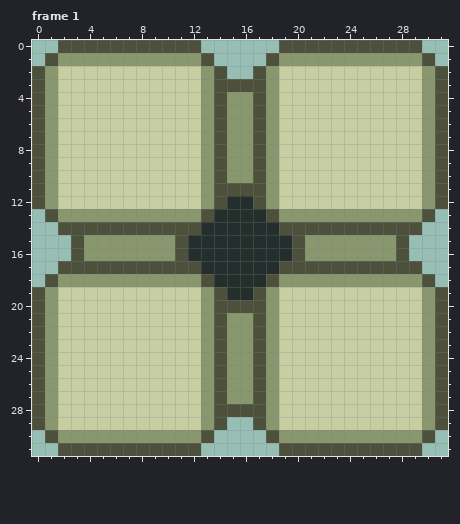
Two states of a pixel-art file, Assets/Menu/DisplayItemBorder.aseprite. That is the earlier state.
32x32 pixels, 2 frames. Shown: frame 1.
The same view after the edit:
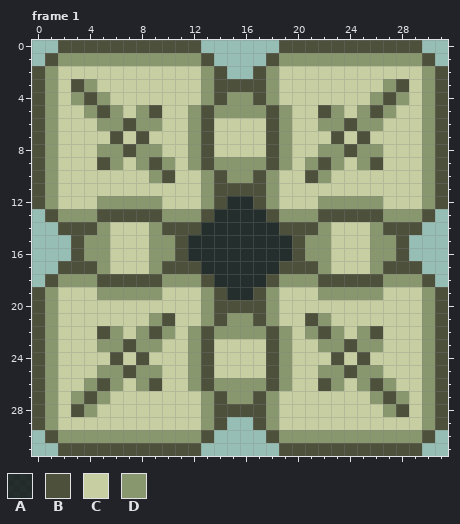
Palette (. is transparent): A #000000c1  B #4d503b  C #c7cea2  D #88976e
Diff:
Frame 1:
Colour B replaces colour C in row 3 at x 3 and 28; in row 4 at x 4 and 27; in row 5 at x 5, 9, 22 and 26; in row 6 at x 7 and 24; in row 7 at x 6, 8, 23 and 25; in row 8 at x 7 and 24.
Colour B replaces colour C in row 9 at x 5, 9, 22 and 26; in row 10 at x 10 and 21; in row 21 at x 10 and 21; in row 22 at x 5, 9, 22 and 26; in row 23 at x 7 and 24; in row 24 at x 6, 8, 23 and 25.
Colour B replaces colour C in row 25 at x 7 and 24; in row 26 at x 5, 9, 22 and 26; in row 27 at x 4 and 27; in row 28 at x 3 and 28.
Colour B replaces colour D in rows 5 to 9 at x 13 and 18; in row 13 at x 5 to 9 and 22 to 26; in row 18 at x 5 to 9 and 22 to 26; in rows 22 to 26 at x 13 and 18.
Colour C replaces colour B in rows 6 to 8 at x 14 and 17; in row 14 at x 6 to 8 and 23 to 25; in row 17 at x 6 to 8 and 23 to 25; in rows 23 to 25 at x 14 and 17.
Colour C replaces colour D in rows 6 to 8 at x 15 to 16; in rows 15 to 16 at x 6 to 8 and 23 to 25; in rows 23 to 25 at x 15 to 16.
Colour D replaces colour B in row 5 at x 14 and 17; in row 9 at x 14 and 17; in row 14 at x 5, 9, 22 and 26; in row 17 at x 5, 9, 22 and 26; in row 22 at x 14 and 17; in row 26 at x 14 and 17.
Colour D replaces colour C in row 3 at x 4 and 27; in row 4 at x 3, 5, 26 and 28; in row 5 at x 4, 6, 8, 12, 19, 23, 25 and 27; in row 6 at x 5 to 6, 8 to 9, 12, 19, 22 to 23 and 25 to 26; in row 7 at x 12 and 19; in row 8 at x 5 to 6, 8 to 9, 12, 19, 22 to 23 and 25 to 26.
Colour D replaces colour C in row 9 at x 6, 8, 10, 12, 19, 21, 23 and 25; in row 10 at x 9 and 22; in row 12 at x 5 to 9 and 22 to 26; in row 19 at x 5 to 9 and 22 to 26; in row 21 at x 9 and 22; in row 22 at x 6, 8, 10, 12, 19, 21, 23 and 25.
Colour D replaces colour C in row 23 at x 5 to 6, 8 to 9, 12, 19, 22 to 23 and 25 to 26; in row 24 at x 12 and 19; in row 25 at x 5 to 6, 8 to 9, 12, 19, 22 to 23 and 25 to 26; in row 26 at x 4, 6, 8, 12, 19, 23, 25 and 27; in row 27 at x 3, 5, 26 and 28; in row 28 at x 4 and 27.
Changed places in both pictures, as pixel boxes (x1, y1, x2, y2):
changed: (71, 79, 409, 417)
